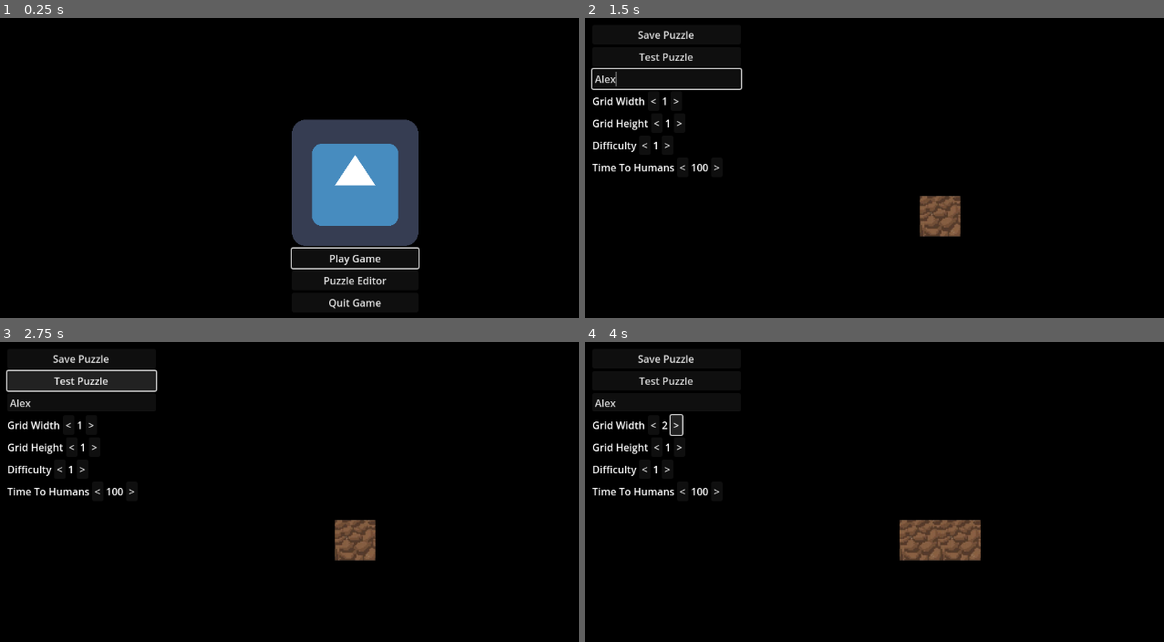
Above: before the commit, frames 1-4 (two rows, left to right).
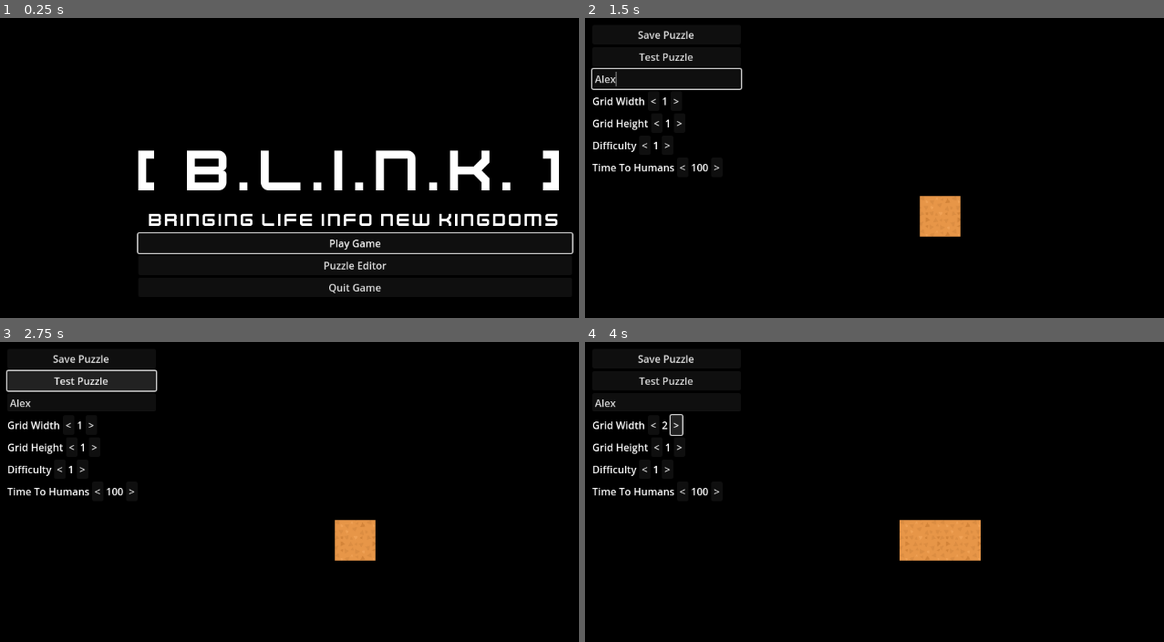
Above: after the commit, the same moments.

Repository: bardunbar/galway-game-jam-23
Game: Godot game, scene res://screens/main_menu/main_menu_scene.tscn
The game is run twice, just before and just after one commit, with the same random seed, the same clock (stepped at 60 frames per second) and the same inputs. The engine's default icon, where the game draws it, is replaced by a stand-in: a white triangle on a blue panel in a dark square.
Inputs (mouse positions are in pixels of both pictures, inside the frame that each line leads up to):
- Up to frame 1 (0.25 s): no input
- Up to frame 2 (1.5 s): click "Puzzle Editor" at 0.5 s; click (666, 78) at 1.27 s; type "Alex" at 1.35 s
- Up to frame 3 (2.75 s): click "Test Puzzle" at 2 s
- Up to frame 4 (4 s): click "<" at 2.75 s; click ">" at 3.5 s

The runs differ from the first frame. In frame 1, 14% of the frame differs, in the area x 23-100%, y 33-97%; in frame 2, 1.0%; in frame 3, 1.0%; in frame 4, 1.9%.

Commit message:
Adds textures to ground, irrigation and rock.

Diff:
--- a/project/screens/game/Player.tscn
+++ b/project/screens/game/Player.tscn
@@ -4,6 +4,21 @@
 [ext_resource type="Texture2D" uid="uid://dxu06wcr35n26" path="res://assets/textures/spritesheet_robotsTop.png" id="1_24xae"]
 [ext_resource type="AudioStream" uid="uid://cmiatyat7irk6" path="res://assets/sounds/sfx/interact.ogg" id="3_qk4c7"]
 [ext_resource type="AudioStream" uid="uid://d0yej8xaw17en" path="res://assets/sounds/sfx/low_on_battery.ogg" id="4_64xwq"]
+
+[sub_resource type="Animation" id="Animation_5unck"]
+length = 0.001
+tracks/0/type = "value"
+tracks/0/imported = false
+tracks/0/enabled = true
+tracks/0/path = NodePath("Sprite2D:modulate")
+tracks/0/interp = 1
+tracks/0/loop_wrap = true
+tracks/0/keys = {
+"times": PackedFloat32Array(0),
+"transitions": PackedFloat32Array(1),
+"update": 0,
+"values": [Color(1, 1, 1, 1)]
+}
 
 [sub_resource type="Animation" id="Animation_24xae"]
 resource_name = "low_on_battery"
@@ -20,21 +35,6 @@
 "transitions": PackedFloat32Array(1, 1, 1),
 "update": 0,
 "values": [Color(1, 1, 1, 1), Color(1, 0, 0, 1), Color(1, 1, 1, 1)]
-}
-
-[sub_resource type="Animation" id="Animation_5unck"]
-length = 0.001
-tracks/0/type = "value"
-tracks/0/imported = false
-tracks/0/enabled = true
-tracks/0/path = NodePath("Sprite2D:modulate")
-tracks/0/interp = 1
-tracks/0/loop_wrap = true
-tracks/0/keys = {
-"times": PackedFloat32Array(0),
-"transitions": PackedFloat32Array(1),
-"update": 0,
-"values": [Color(1, 1, 1, 1)]
 }
 
 [sub_resource type="AnimationLibrary" id="AnimationLibrary_5unck"]
--- a/project/screens/main_menu/main_menu_scene.tscn
+++ b/project/screens/main_menu/main_menu_scene.tscn
@@ -1,9 +1,9 @@
 [gd_scene load_steps=5 format=3 uid="uid://cg2pqihw6wjud"]
 
 [ext_resource type="Script" uid="uid://uo5g3ojn10ra" path="res://screens/main_menu/main_menu_script.gd" id="1_givtq"]
-[ext_resource type="Texture2D" uid="uid://ch2c0uus03qn6" path="res://assets/textures/godot_logo.png" id="1_lgj5r"]
 [ext_resource type="PackedScene" uid="uid://cfnef885bvt5u" path="res://screens/game/game_scene.tscn" id="2_6iutv"]
 [ext_resource type="PackedScene" uid="uid://cuxgy6siierjg" path="res://screens/puzzle_editor/puzzle_editor.tscn" id="3_otqs2"]
+[ext_resource type="FontFile" uid="uid://dl7ft0c6fs5vb" path="res://assets/fonts/Kenney Future.ttf" id="4_otqs2"]
 
 [node name="MainMenuScene" type="Node2D"]
 script = ExtResource("1_givtq")
@@ -20,23 +20,37 @@
 grow_vertical = 2
 metadata/_edit_use_anchors_ = true
 
-[node name="VBoxContainer" type="VBoxContainer" parent="MenuUI/CenterContainer"]
+[node name="UIContainer" type="VBoxContainer" parent="MenuUI/CenterContainer"]
 layout_mode = 2
 
-[node name="TextureRect" type="TextureRect" parent="MenuUI/CenterContainer/VBoxContainer"]
+[node name="TitleContainer" type="VBoxContainer" parent="MenuUI/CenterContainer/UIContainer"]
 layout_mode = 2
-texture = ExtResource("1_lgj5r")
-expand_mode = 4
 
-[node name="PlayButton" type="Button" parent="MenuUI/CenterContainer/VBoxContainer"]
-unique_name_in_owner = true
+[node name="BlinkTitle" type="Label" parent="MenuUI/CenterContainer/UIContainer/TitleContainer"]
+layout_mode = 2
+theme_override_fonts/font = ExtResource("4_otqs2")
+theme_override_font_sizes/font_size = 100
+text = "[ B.L.I.N.K. ]"
+horizontal_alignment = 1
+
+[node name="BlinkDescription" type="Label" parent="MenuUI/CenterContainer/UIContainer/TitleContainer"]
+layout_mode = 2
+theme_override_fonts/font = ExtResource("4_otqs2")
+theme_override_font_sizes/font_size = 30
+text = "Bringing Life Info New Kingdoms"
+horizontal_alignment = 1
+
+[node name="ControlContainer" type="VBoxContainer" parent="MenuUI/CenterContainer/UIContainer"]
+layout_mode = 2
+alignment = 1
+
+[node name="PlayButton" type="Button" parent="MenuUI/CenterContainer/UIContainer/ControlContainer"]
 custom_minimum_size = Vector2(200, 0)
 layout_mode = 2
 focus_neighbor_bottom = NodePath("../PuzzleEditor")
 text = "Play Game"
 
-[node name="PuzzleEditor" type="Button" parent="MenuUI/CenterContainer/VBoxContainer"]
-unique_name_in_owner = true
+[node name="PuzzleEditor" type="Button" parent="MenuUI/CenterContainer/UIContainer/ControlContainer"]
 custom_minimum_size = Vector2(200, 0)
 layout_mode = 2
 focus_neighbor_top = NodePath("../PlayButton")
@@ -44,8 +58,7 @@
 text = "Puzzle Editor
 "
 
-[node name="QuitButton" type="Button" parent="MenuUI/CenterContainer/VBoxContainer"]
-unique_name_in_owner = true
+[node name="QuitButton" type="Button" parent="MenuUI/CenterContainer/UIContainer/ControlContainer"]
 custom_minimum_size = Vector2(200, 0)
 layout_mode = 2
 focus_neighbor_top = NodePath("../PuzzleEditor")
--- a/project/screens/main_menu/main_menu_script.gd
+++ b/project/screens/main_menu/main_menu_script.gd
@@ -4,9 +4,9 @@
 @export var puzzle_editor_scene: PackedScene
 @export var skip_to_game: bool = false
 
-@onready var play_button: Button = %PlayButton
-@onready var editor_button: Button = %PuzzleEditor
-@onready var quit_button: Button = %QuitButton
+@onready var play_button: Button = $MenuUI/CenterContainer/UIContainer/ControlContainer/PlayButton
+@onready var editor_button: Button = $MenuUI/CenterContainer/UIContainer/ControlContainer/PuzzleEditor
+@onready var quit_button: Button = $MenuUI/CenterContainer/UIContainer/ControlContainer/QuitButton
 
 func _ready() -> void:
 	play_button.grab_focus()
Binary file added: project/assets/fonts/Kenney Future.ttf
Not shown, added: project/assets/fonts/Kenney Future.ttf.import
Binary file changed: project/assets/textures/earth_placeholder_texture.png
Binary file changed: project/assets/textures/earth_watered_placeholder_texture.png
Binary file added: project/assets/textures/mapPack_tilesheet.png
Not shown, added: project/assets/textures/mapPack_tilesheet.png.import
Binary file changed: project/assets/textures/rock_placeholder_texture.png
Not shown, added: project/assets/textures/earth_placeholder_texture.png~
Not shown, added: project/assets/textures/earth_watered_placeholder_texture.png~
Not shown, added: project/assets/textures/rock_placeholder_texture.png~
